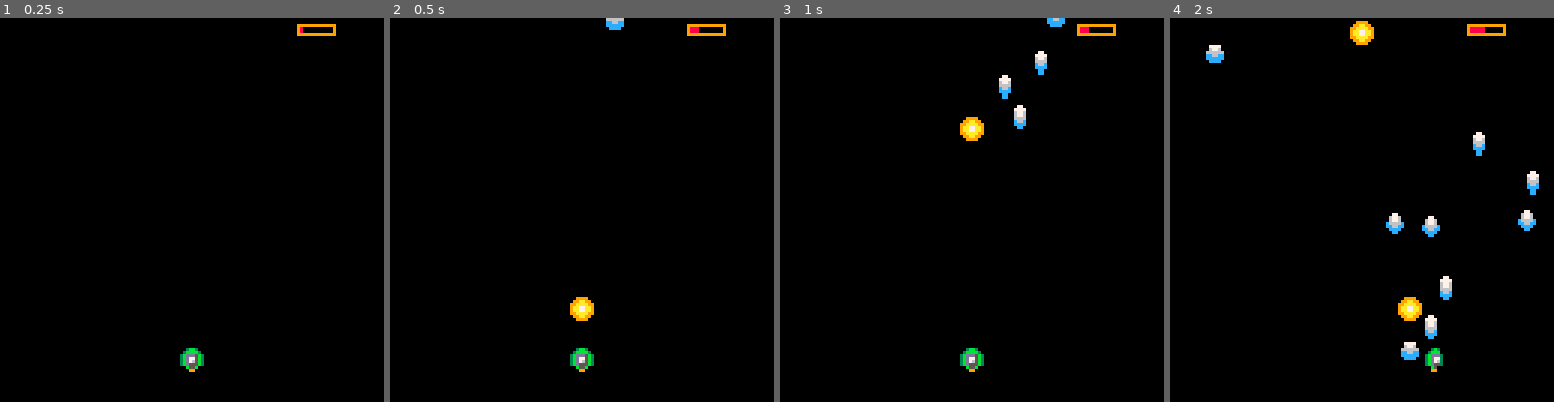
Above: before the commit, frames 1-4 (left to right).
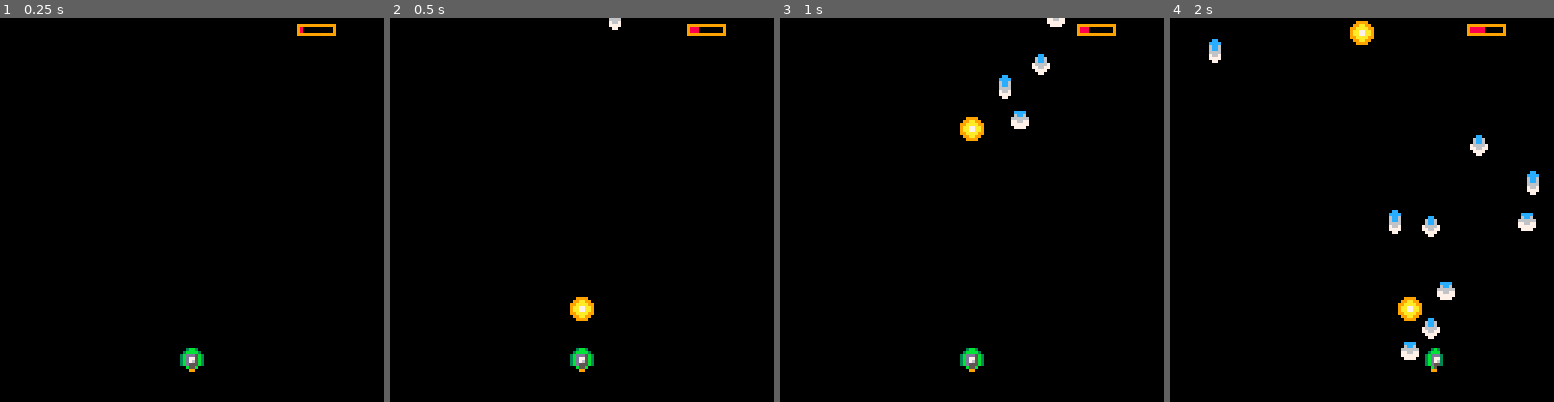
Above: after the commit, the same moments.

Repository: eSuardOdin/my_pico-8_games
Game: PICO-8 cartridge shmup.p8
The game is run twice, just before and just after one commit, with the same random seed, the same clock (stepped at 60 frames per second) and the same inputs.
Inputs:
- Up to frame 1 (0.25 s): no input
- Up to frame 2 (0.5 s): tap X (X key) at 0.33 s
- Up to frame 3 (1 s): no input
- Up to frame 4 (2 s): tap X (X key) at 1.07, 1.85 s; hold Right from 1.6 s (still down)

Frame 1 is identical in both runs. In frame 2, 0.1% of the frame differs, in the area x 56-61%, y 0-4%; in frame 3, 0.5%; in frame 4, 1.3%, in the area x 9-97%, y 5-90%.

Commit message:
Avancée

Diff:
--- a/shmup.p8
+++ b/shmup.p8
@@ -189,7 +189,7 @@
 	if(#foes>0)then
 		for e in all(foes) do
 			e.y+=e.spd
-			if(e.sprite==14)then
+			if(e.sprite==13)then
 				e.sprite=11
 			else
 				e.sprite+=1
@@ -218,14 +218,14 @@
 	end
 end
 __gfx__
-00000000003b3000003bb3000003b3000000000000000000000000000000000000000000000000000000000000000000000000000007700000077000005aa500
-0000000000bbb30003bbbb30003bbb00000000000000000000000000000000000000000000000000000000000000000000077000007777000077770008855880
-0070070003dddb303bddd5b303bddd30000000000000000000000000000000000000000000000000000000000077770000677600006776000067760002876820
-000770000377db303bd775b303bd7730000000000000000000000000000000000000000000000000000000000067760000677600006776000066660002855820
-000770000376db303bd765b303bd763000000000000000000000000000000000000000000000000000000000066666600c6666c00066660000c66c0002855820
-007007000355db303bd555b303bd5530000000000000000000000000000000000000000000000000000000000cc66cc00cc66cc000c66c0000cccc0000288200
-000000000005b00000b55b00000b5000000000000000000000000000000000000000000000000000000000000cccccc000cccc0000cccc00000cc00000288200
-000000000009900000099000000990000000000000000000000000000000000000000000000000000000000000cccc00000cc000000cc000000cc00000288200
+00000000003b3000003bb3000003b300000000000000000000000000000000000000000000000000000000000000000000000000000cc000000cc000005aa500
+0000000000bbb30003bbbb30003bbb000aa0099005500550000000000000000000000000000000000000000000000000000cc00000cccc0000cccc0008855880
+0070070003dddb303bddd5b303bddd30a999999950055005000000000000000000000000000000000000000000cccc00006cc600006cc600006cc60002876820
+000770000377db303bd775b303bd7730a9999999500000050000000000000000000000000000000000000000006cc600006cc600006cc6000066660002855820
+000770000376db303bd765b303bd7630a99999995000000500000000000000000000000000000000000000000666666007666670006666000076670002855820
+007007000355db303bd555b303bd55300a9999900500005000000000000000000000000000000000000000000776677007766770007667000077770000288200
+000000000005b00000b55b00000b500000a999000050050000000000000000000000000000000000000000000777777000777700007777000007700000288200
+00000000000990000009900000099000000990000005500000000000000000000000000000000000000000000077770000077000000770000007700000288200
 00999900000000000000000000000000000000000000000000000000000000000000000000000000000000000000000000000000000000000000000000000000
 099aa990000000000000000000000000000000000000000000000000000000000000000000000000000000000000000000000000000000000000000000000000
 99aaaa99000000000000000000000000000000000000000000000000000000000000000000000000000000000000000000000000000000000000000000000000
